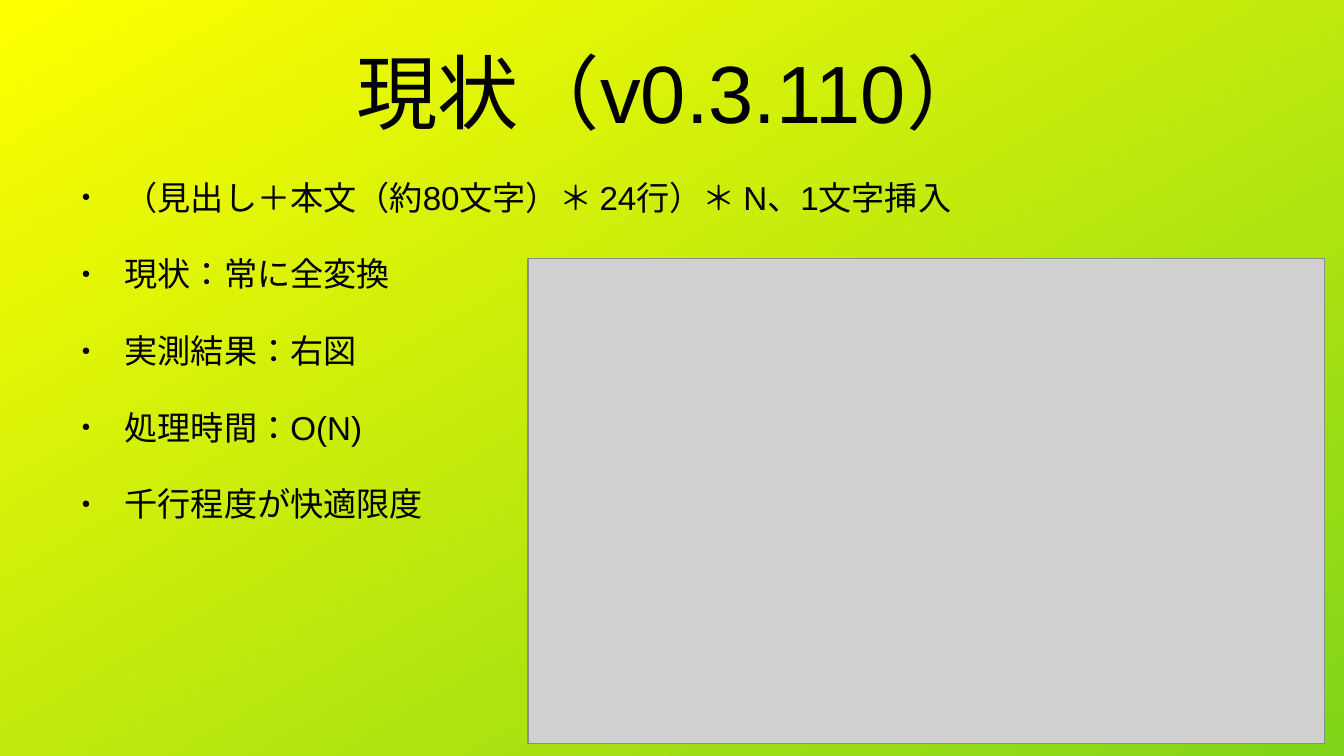
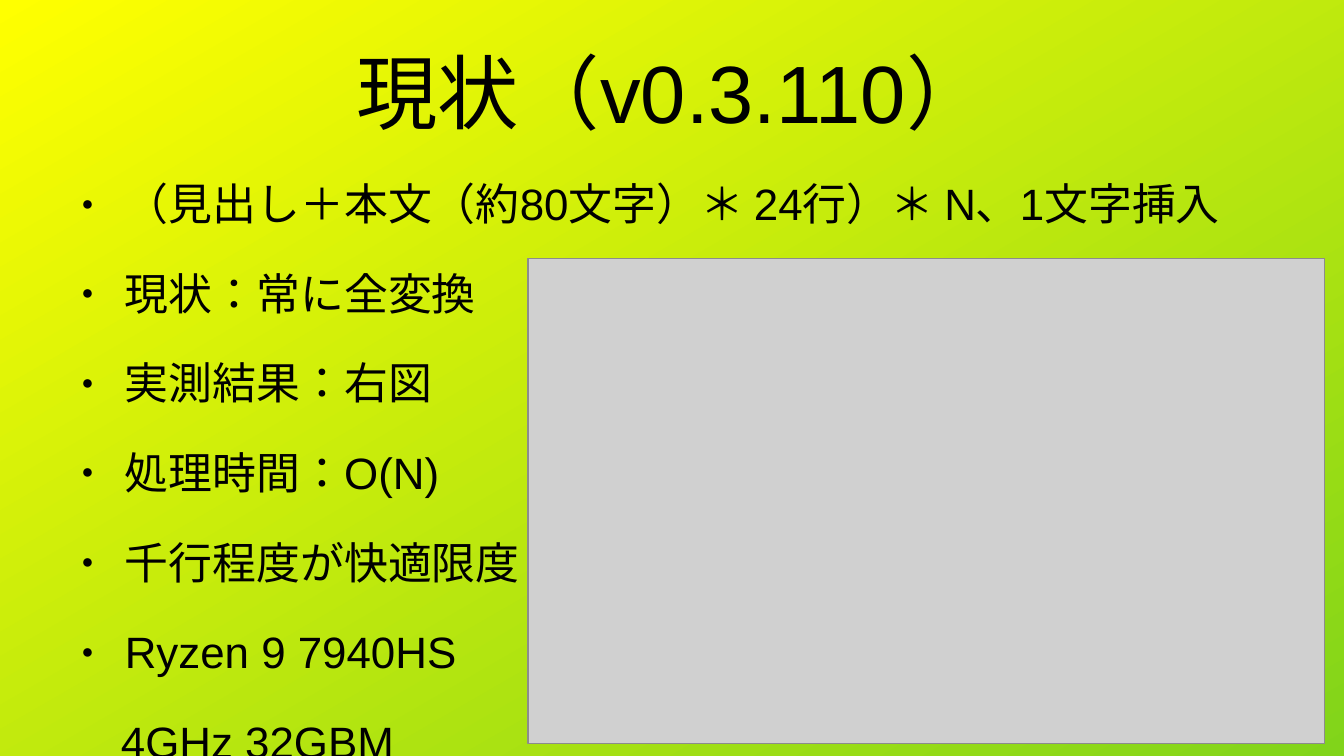
Before and after one commit to vivisuke/viMarkdown, a slide deck: slide 8 of tech/ja/LT20260913/10万行でもサクサク編集.odp. Drawn at 1344x756 pixels with LibreOffice and Linux fonts; fonts in the diff are those of the drawing; grey boxes stand for pictures. Boxes give left, top, right and bottom in pixels: in the first picture for what was removed or moved away, otherwise in the second. Text is boxed around its words. In the diff, an @@ line names an element or a change of style, - is before the commit and + after.

```diff
--- a/tech/ja/LT20260913/10万行でもサクサク編集.odp
+++ b/tech/ja/LT20260913/10万行でもサクサク編集.odp
@@ text at (x1=125, y1=182, x2=1219, y2=583): size 19.6 to 25.9 pt in "（見出し＋本文（約80文字）＊ 24行）＊ N、1文字挿入", "現状：常に全変換", "実測結果：右図", "処理時間：O(N)" and 1 more places @@
@@ text at (x1=261, y1=637, x2=456, y2=669): paragraphs added @@
+● Ryzen 9 7940HS
+4GHz 32GBM
```
Also in this commit, not shown: 2 other slides changed, 7 other files.
